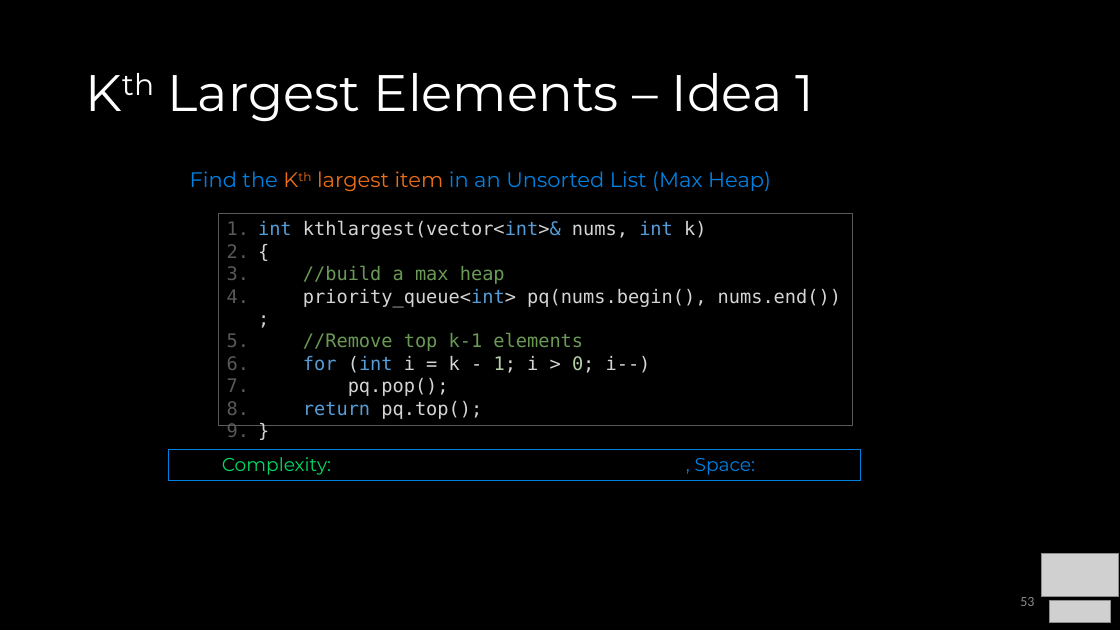
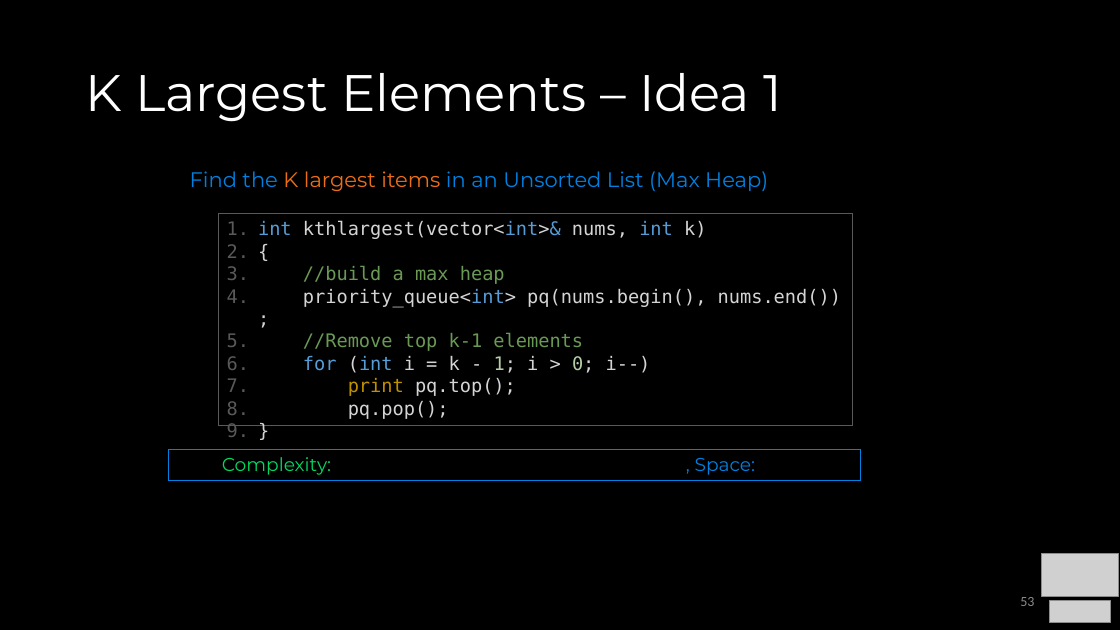
Before and after one commit to COP3530/Instructional-Content, a slide deck: slide 53 of Slides-PPT/5 - Heaps.pptx. Drawn at 1120x630 pixels with LibreOffice and Linux fonts; fonts in the diff are those of the drawing; grey boxes stand for pictures. Boxes give left, top, right and bottom in pixels: in the first picture for what was removed or moved away, otherwise in the second. Text is boxed around its words. In the diff, an @@ line names an element or a change of style, - is before the commit and + after.

```diff
--- a/Slides-PPT/5 - Heaps.pptx
+++ b/Slides-PPT/5 - Heaps.pptx
@@ title at (85, 73, 782, 122): text changed @@
-Kth Largest Elements – Idea 1
+K Largest Elements – Idea 1
@@ text at (190, 171, 768, 191): text changed @@
-Find the Kth largest item in an Unsorted List (Max Heap)
+Find the K largest items in an Unsorted List (Max Heap)
@@ text in rectangle at (348, 378, 516, 396): paragraph added @@
+7. print pq.top();
@@ text in rectangle at (303, 401, 482, 419): paragraph removed @@
-8. return pq.top();
```
Also in this commit, not shown: 7 other slides changed, 1 slide removed, 3 other files.
